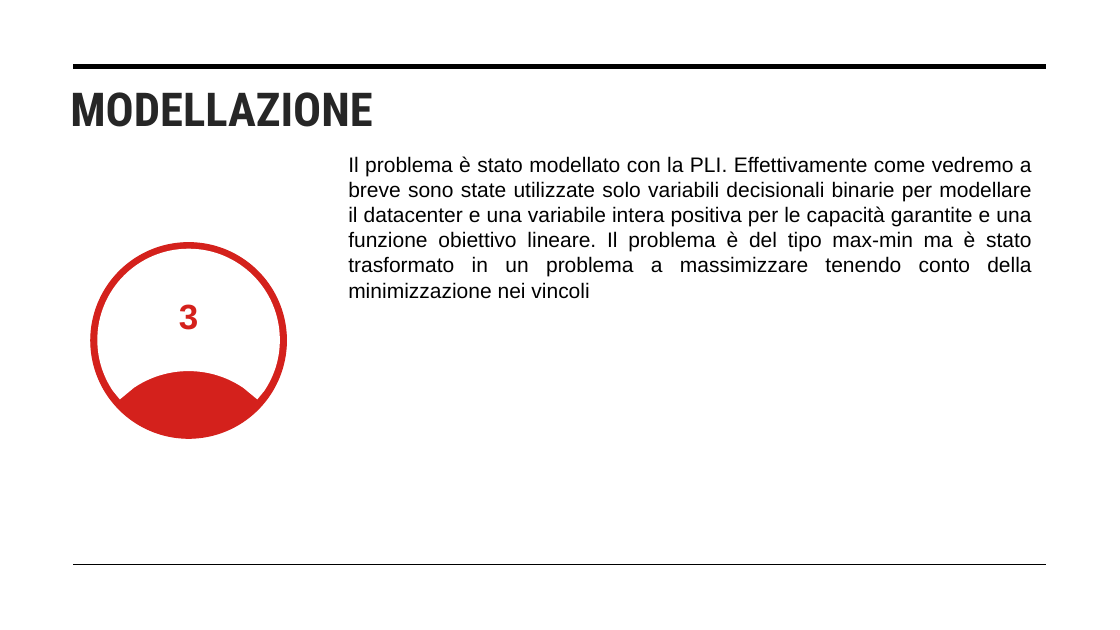
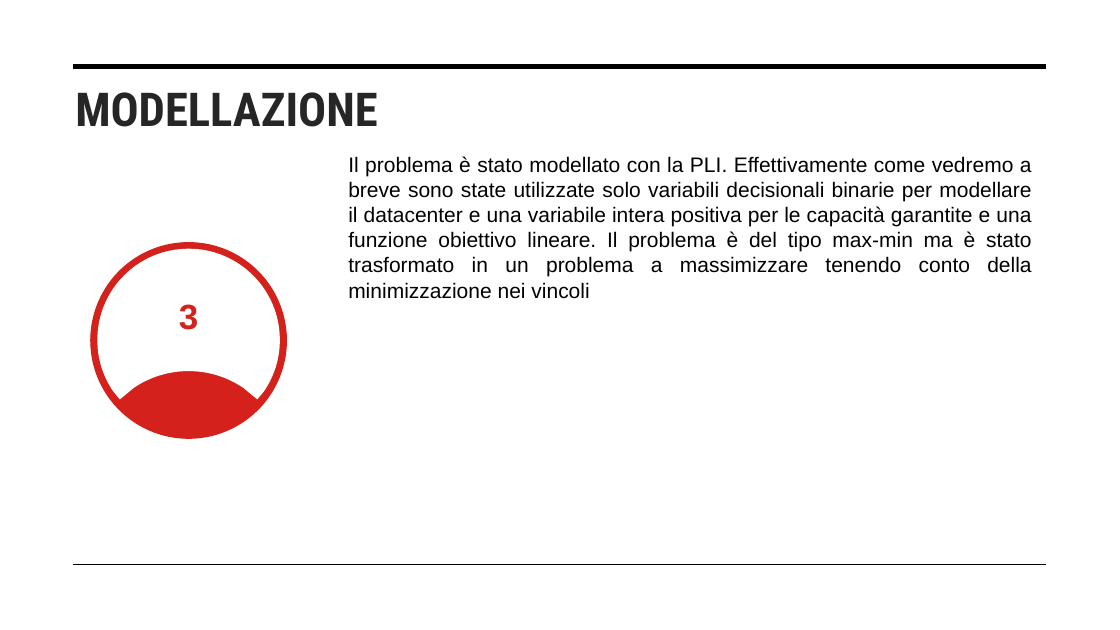
Before and after one commit to exo404/OptimizeDatacenter_Hashcode2015, a slide deck: slide 12 of Optimize Datacenter.pptx. Drawn at 1120x630 pixels with LibreOffice and Linux fonts; fonts in the diff are those of the drawing. Boxes give left, top, right and bottom in pixels: in the first picture for what was removed or moved away, otherwise in the second. Text is boxed around its words. In the diff, an @@ line names an element or a change of style, - is before the commit and + after.

```diff
--- a/Optimize Datacenter.pptx
+++ b/Optimize Datacenter.pptx
@@ text "MODELLAZIONE": place and size @@
-text "MODELLAZIONE" at (70, 92, 372, 127)
+text "MODELLAZIONE" at (75, 92, 377, 127)
```
Also in this commit, not shown: 24 other slides changed.
